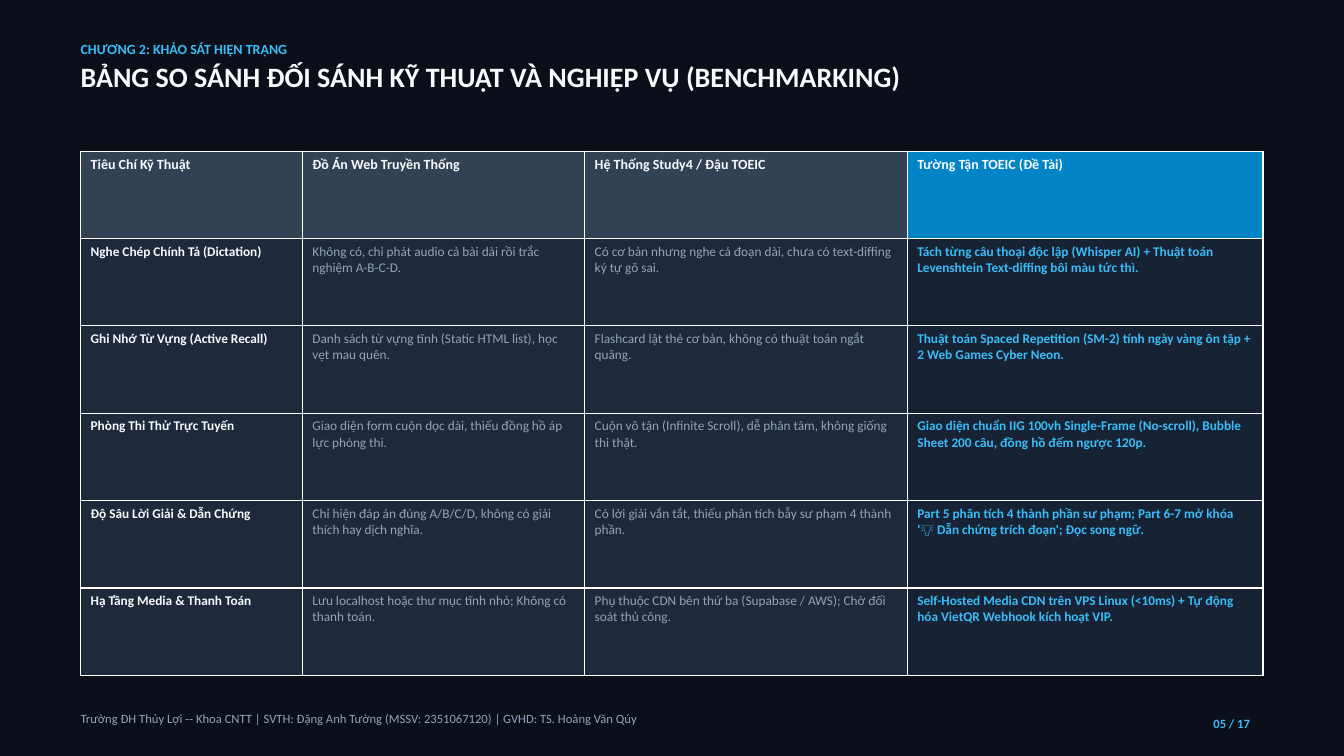
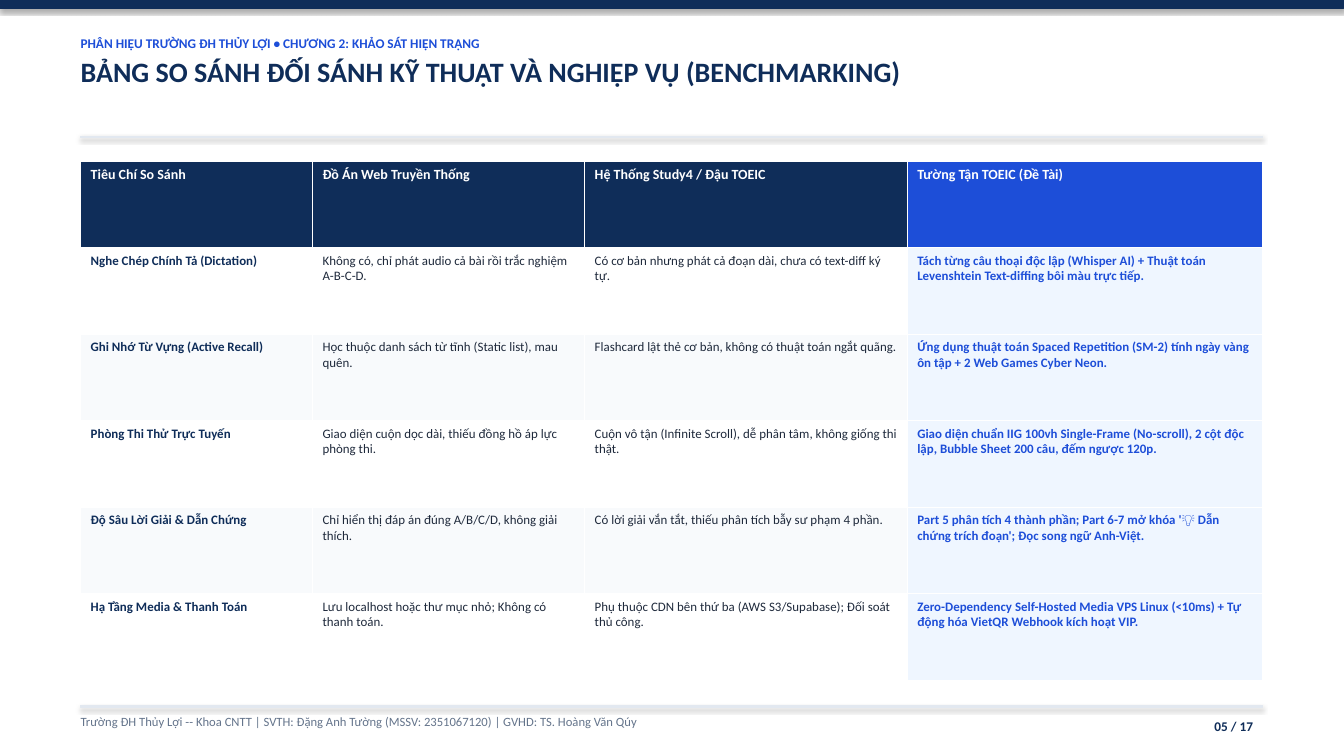
Before and after one commit to DangAnhTuong/He_Thong_Hoc_Thi_Toeic, a slide deck: slide 5 of Bao_Cao_Thuyet_Trinh_He_Thong_Hoc_Thi_Toeic.pptx. Drawn at 1344x756 pixels with LibreOffice and Linux fonts; fonts in the diff are those of the drawing. Boxes give left, top, right and bottom in pixels: in the first picture for what was removed or moved away, otherwise in the second. Text is boxed around its words. In the diff, an @@ line names an element or a change of style, - is before the commit and + after.

```diff
--- a/Bao_Cao_Thuyet_Trinh_He_Thong_Hoc_Thi_Toeic.pptx
+++ b/Bao_Cao_Thuyet_Trinh_He_Thong_Hoc_Thi_Toeic.pptx
@@ rectangle at <box>0,0,1344,756</box>: fill #0B0F19 to #FFFFFF; outline #0B0F19 0.75 pt to #FFFFFF 0.75 pt @@
@@ rectangle added at <box>0,0,1344,8</box>, fill #0F2D59, outline #0F2D59 0.75 pt @@
@@ text at <box>81,37,479,51</box>: text changed; size 10 to 9.5 pt; text colour #38BDF8 to #1D4ED8 @@
-CHƯƠNG 2: KHẢO SÁT HIỆN TRẠNG
+PHÂN HIỆU TRƯỜNG ĐH THỦY LỢI • CHƯƠNG 2: KHẢO SÁT HIỆN TRẠNG
@@ text at <box>81,58,900,87</box>: text colour #F8FAFC to #0F2D59 in "BẢNG SO SÁNH ĐỐI SÁNH KỸ THUẬT ..." @@
@@ rectangle added at <box>81,136,1263,137</box>, fill #E2E8F0, outline #E2E8F0 0.75 pt @@
@@ table at <box>81,161,1263,681</box> @@
-row 1, column 1: Tiêu Chí Kỹ Thuật
+row 1, column 1: Tiêu Chí So Sánh
-row 2: Nghe Chép Chính Tả (Dictation) | Không có, chỉ phát audio cả bài dài rồi trắc nghiệm A-B-C-D. | Có cơ bản nhưng nghe cả đoạn dài, chưa có text-diffing ký tự gõ sai. | Tách từng câu thoại độc lập (Whisper AI) + Thuật toán Levenshtein Text-diffing bôi màu tức thì.
+row 2: Nghe Chép Chính Tả (Dictation) | Không có, chỉ phát audio cả bài rồi trắc nghiệm A-B-C-D. | Có cơ bản nhưng phát cả đoạn dài, chưa có text-diff ký tự. | Tách từng câu thoại độc lập (Whisper AI) + Thuật toán Levenshtein Text-diffing bôi màu trực tiếp.
-row 3, column 2: Danh sách từ vựng tĩnh (Static HTML list), học vẹt mau quên.
+row 3, column 2: Học thuộc danh sách từ tĩnh (Static list), mau quên.
-row 3, column 4: Thuật toán Spaced Repetition (SM-2) tính ngày vàng ôn tập + 2 Web Games Cyber Neon.
+row 3, column 4: Ứng dụng thuật toán Spaced Repetition (SM-2) tính ngày vàng ôn tập + 2 Web Games Cyber Neon.
-row 4, column 2: Giao diện form cuộn dọc dài, thiếu đồng hồ áp lực phòng thi.
+row 4, column 2: Giao diện cuộn dọc dài, thiếu đồng hồ áp lực phòng thi.
-row 4, column 4: Giao diện chuẩn IIG 100vh Single-Frame (No-scroll), Bubble Sheet 200 câu, đồng hồ đếm ngược 120p.
+row 4, column 4: Giao diện chuẩn IIG 100vh Single-Frame (No-scroll), 2 cột độc lập, Bubble Sheet 200 câu, đếm ngược 120p.
-row 5: Độ Sâu Lời Giải & Dẫn Chứng | Chỉ hiện đáp án đúng A/B/C/D, không có giải thích hay dịch nghĩa. | Có lời giải vắn tắt, thiếu phân tích bẫy sư phạm 4 thành phần. | Part 5 phân tích 4 thành phần sư phạm; Part 6-7 mở khóa '💡 Dẫn chứng trích đoạn'; Đọc song ngữ.
+row 5: Độ Sâu Lời Giải & Dẫn Chứng | Chỉ hiển thị đáp án đúng A/B/C/D, không giải thích. | Có lời giải vắn tắt, thiếu phân tích bẫy sư phạm 4 phần. | Part 5 phân tích 4 thành phần; Part 6-7 mở khóa '💡 Dẫn chứng trích đoạn'; Đọc song ngữ Anh-Việt.
-row 6: Hạ Tầng Media & Thanh Toán | Lưu localhost hoặc thư mục tĩnh nhỏ; Không có thanh toán. | Phụ thuộc CDN bên thứ ba (Supabase / AWS); Chờ đối soát thủ công. | Self-Hosted Media CDN trên VPS Linux (<10ms) + Tự động hóa VietQR Webhook kích hoạt VIP.
+row 6: Hạ Tầng Media & Thanh Toán | Lưu localhost hoặc thư mục nhỏ; Không có thanh toán. | Phụ thuộc CDN bên thứ ba (AWS S3/Supabase); Đối soát thủ công. | Zero-Dependency Self-Hosted Media VPS Linux (<10ms) + Tự động hóa VietQR Webhook kích hoạt VIP.
@@ fill #334155 to #0F2D59 in 3 cells @@
@@ fill #0284C7 to #1D4ED8 in row 1, column 4 @@
@@ fill #1E293B to #FFFFFF in 9 cells @@
@@ fill #182235 to #EFF6FF in 5 cells @@
@@ fill #1E293B to #F8FAFC in 6 cells @@
@@ text colour #F8FAFC to #FFFFFF in "Đồ Án Web Truyền Thống", "Hệ Thống Study4 / Đậu TOEIC", "Tường Tận TOEIC (Đề Tài)" @@
@@ size 9.5 to 9.2 pt in "Nghe Chép Chính Tả (Dictation)", "Ghi Nhớ Từ Vựng (Active Recall)", "Flashcard lật thẻ cơ bản, không có ...", "Phòng Thi Thử Trực Tuyến" and 3 more places @@
@@ text colour #F8FAFC to #0F2D59 in "Nghe Chép Chính Tả (Dictation)", "Ghi Nhớ Từ Vựng (Active Recall)", "Phòng Thi Thử Trực Tuyến", "Độ Sâu Lời Giải & Dẫn Chứng" and 1 more places @@
@@ text colour #94A3B8 to #1E293B in "Flashcard lật thẻ cơ bản, không có ...", "Cuộn vô tận (Infinite Scroll), dễ phân ..." @@
@@ table: place and size @@
-table at <box>81,151,1263,676</box>
+table at <box>81,161,1263,681</box>
@@ text "Trường ĐH Thủy Lợi -- ..." at <box>81,717,637,728</box>: text colour #94A3B8 to #64748B @@
@@ rectangle added at <box>81,706,1263,707</box>, fill #E2E8F0, outline #E2E8F0 0.75 pt @@
@@ text "05 / 17" at <box>1214,722,1253,731</box>: size 9 to 9.5 pt, text colour #38BDF8 to #0F2D59 @@
```
Also in this commit, not shown: 16 other slides changed.
